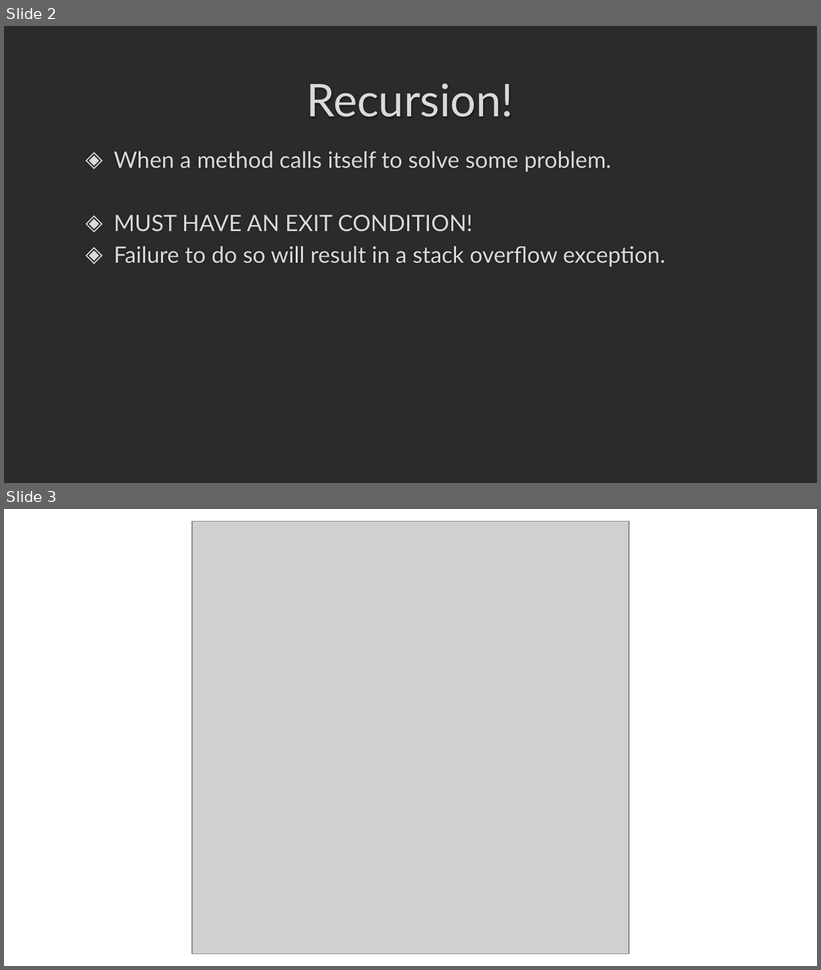
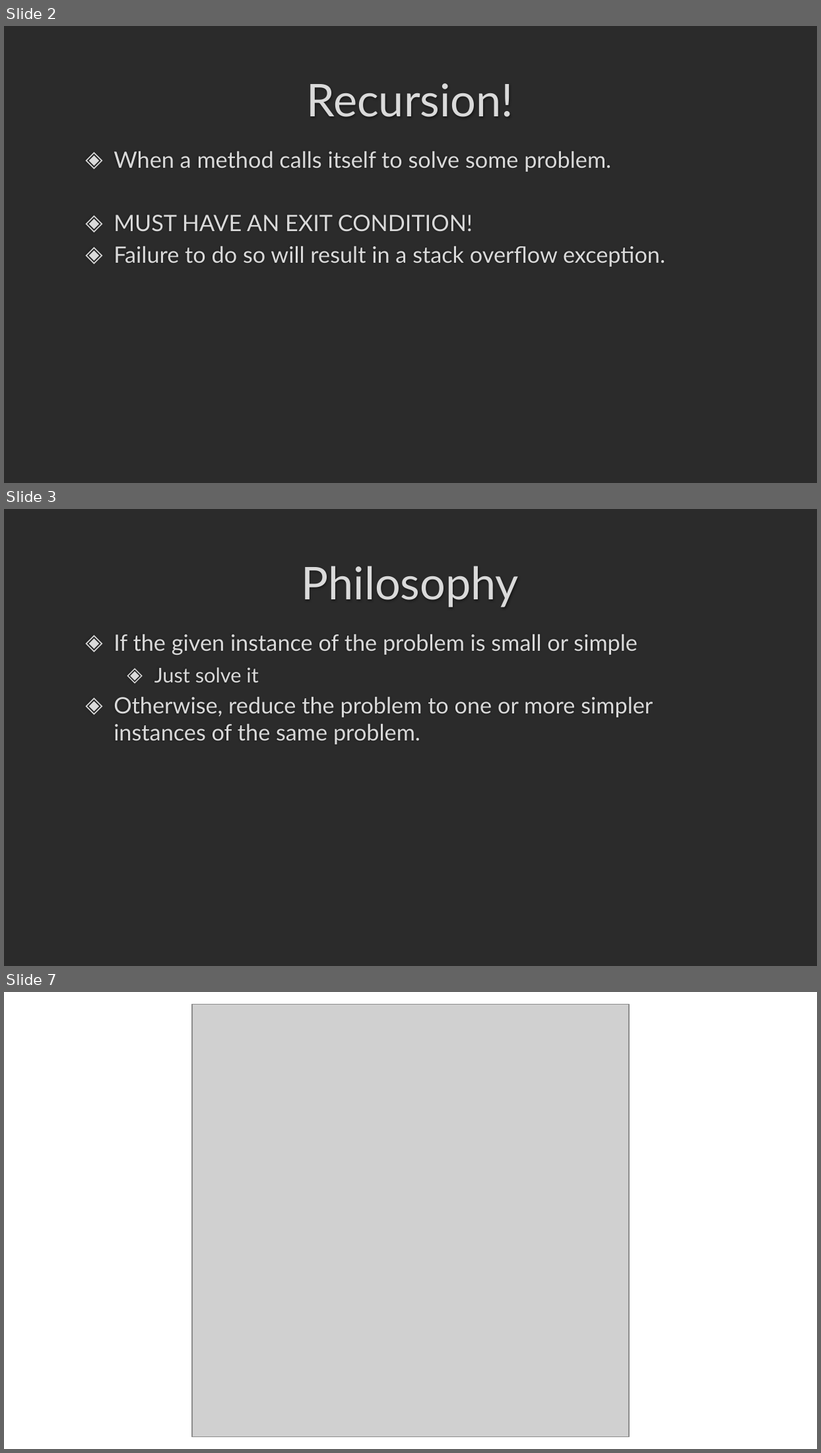
Before and after one commit to darrare/CS-3020, a slide deck: Documents/Powerpoints/3.1 Recursion.pptx. Shown one above the other, each under a label of ours: slides 2 and 3 before the commit, slides 2, 3 and 7 after it; the slides between them are not shown. The pictures are 821x970 and 821x1453 pixels, drawn with LibreOffice and Linux fonts; fonts in the diff are those of the drawing; grey boxes stand for pictures; background and template pictures are left out; a plain dark background stands for a picture behind light text. Boxes give left, top, right and bottom in pixels: in the first picture for what was removed or moved away, otherwise in the second. Text is boxed around its words. In the diff, an @@ line names an element or a change of style, - is before the commit and + after.

```diff
--- a/Documents/Powerpoints/3.1 Recursion.pptx
+++ b/Documents/Powerpoints/3.1 Recursion.pptx
@@ slide 3 added at (x1=4, y1=509, x2=817, y2=966), background picture (left out) @@
@@ title added at (x1=302, y1=566, x2=519, y2=607), 40 pt, text #DADADA @@
+Philosophy
@@ text added at (x1=114, y1=634, x2=653, y2=745), 20 pt, text #DADADA @@
+◈ If the given instance of the problem is small or simple
+  ◈ Just solve it
+◈ Otherwise, reduce the problem to one or more simpler instances of the same problem.
@@ what was slide 3 is now slide 7 @@
```
Also in this commit, not shown: 3 other slides added.
